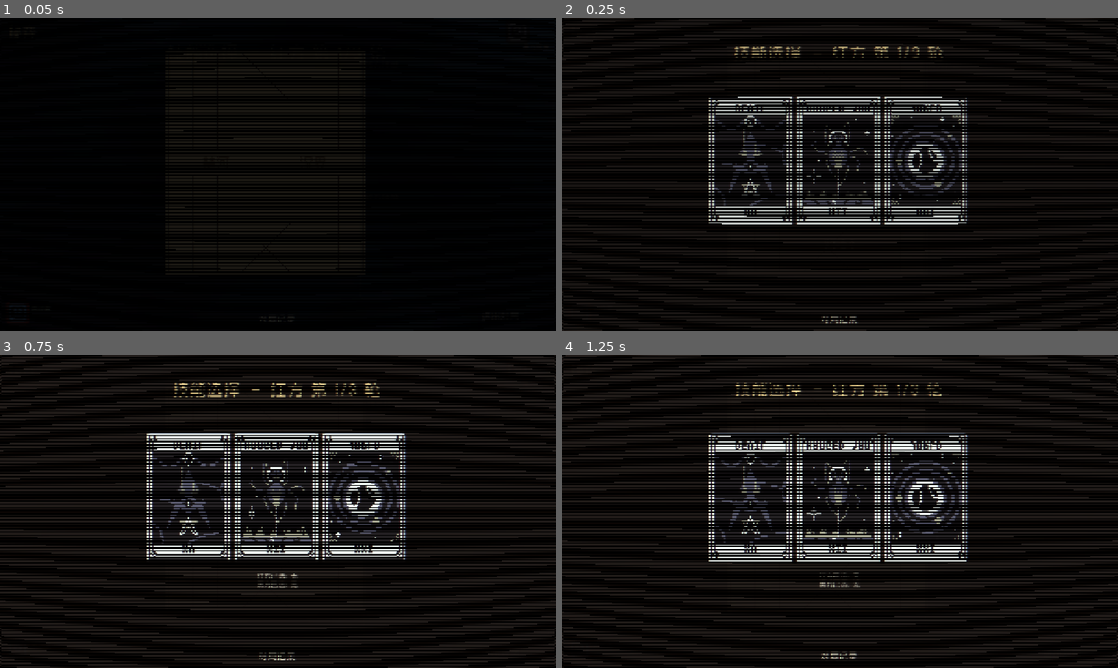
Above: before the commit, frames 1-4 (two rows, left to right).
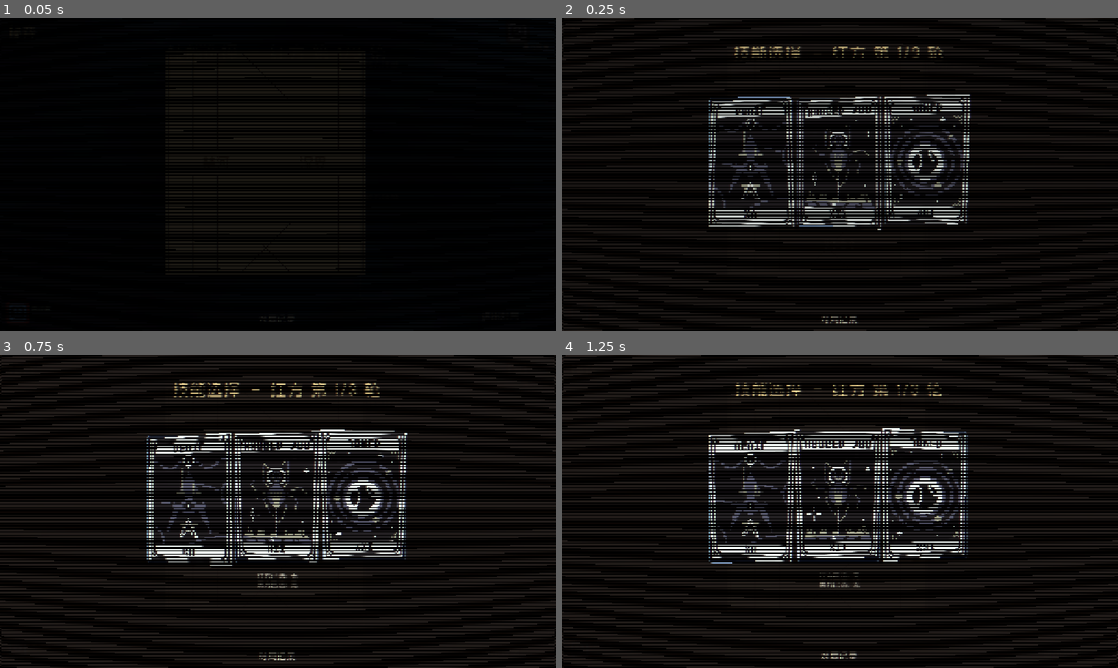
Above: after the commit, the same moments.

Repository: Lurongshika/ChessGame
Game: Godot game, scene res://scenes/game.tscn
The game is run twice, just before and just after one commit, with the same random seed, the same clock (stepped at 60 frames per second) and the same inputs. This scene is started directly instead of the project's main scene.
Inputs:
- Up to frame 1 (0.05 s): no input
- Up to frame 2 (0.25 s): no input
- Up to frame 3 (0.75 s): click "对局记录" at 0.5 s
- Up to frame 4 (1.25 s): no input

Frame 1 is identical in both runs. In frame 2, 3.4% of the frame differs, in the area x 26-74%, y 24-68%; in frame 3, 3.8%; in frame 4, 4.1%, in the area x 26-73%, y 23-67%.

Commit message:
feat: 选牌界面所有卡牌飘动(3D摆动+漂浮),选中额外叠金色描边 shader
- perk_card.gd:新增 idle_float 模式——选牌界面所有卡牌按索引相位持续 3D 摆动(参考 balatro-feel CardVisual)+上下漂浮;悬停叠加朝鼠标倾斜并减弱飘动
- 选中:卡牌额外上浮 + shader 金色描边增强确认感
- game.gd 三选一/八选三选牌卡开启 idle_float
- card_3d.gdshader:选中描边改为边缘混亮金+柔光,更醒目

Diff:
--- a/scripts/game.gd
+++ b/scripts/game.gd
@@ -3101,6 +3101,7 @@
 			var card := PerkCard.new()
 			var is_sel: bool = id in picked
 			card.setup(id, cur_side, info["name"], info.get("tip", ""), info["desc"], _font(), true, 110.0, _tip)
+			card.idle_float = true
 			card.position = Vector2(399 + (i % 4) * 124, 150 + (i / 4) * 187)
 			card.size = Tarot.card_size(110.0)
 			card.set_selected(is_sel)
@@ -3141,6 +3142,7 @@
 		var info: Dictionary = perks_data[id]
 		var card := PerkCard.new()
 		card.setup(id, cur_side, info["name"], info.get("tip", ""), info["desc"], _font(), true, 190.0, _tip)
+		card.idle_float = true
 		card.position = Vector2(339 + i * 202, 180)
 		card.size = Tarot.card_size(190.0)
 		card.clicked.connect(func(pid: String, _s: int):
--- a/scripts/perk_card.gd
+++ b/scripts/perk_card.gd
@@ -10,12 +10,14 @@
 
 const CARD3D := preload("res://shaders/card_3d.gdshader")
 const MAX_TILT := 11.0        # 悬浮偏转最大角度(度,限制为原一半)
-const FLOAT_LIFT := 14.0      # 选中浮动上移量(像素)
-const FLOAT_BOB := 3.0        # 选中浮动上下摆幅(像素)
+const IDLE_SWAY := 6.0        # 选牌界面所有卡牌基础倾斜摆动(度)
+const IDLE_BOB := 5.0         # 选牌界面所有卡牌基础上下漂浮(像素)
+const SEL_LIFT := 8.0         # 选中额外上浮(像素)
 
 var perk_id := ""
 var _side := -1
 var selected := false
+var idle_float := false       # 选牌界面:所有卡牌持续飘动(摆动+漂浮),选中再叠 shader
 var bg_tint := Color(-1, -1, -1)  # 自定义边框色(四人模式玩家色,-1 表示用默认)
 var _tooltip: Control              # 共享悬浮提示(可空)
 var _title := ""
@@ -77,13 +79,23 @@
 	if _mat == null:
 		return
 	_mat.set_shader_parameter("rect_size", size)
-	_mat.set_shader_parameter("time", Time.get_ticks_msec() / 1000.0)
+	var t := Time.get_ticks_msec() / 1000.0
+	_mat.set_shader_parameter("time", t)
 
-	# 悬停:按鼠标相对卡牌中心偏移计算目标旋转角(朝鼠标方向偏转)
+	# 选牌界面:所有卡牌持续飘动(相位按卡牌索引错开,参考 balatro-feel)
+	var ph := 0.0
+	if idle_float:
+		ph = float(get_index())
+
+	# 目标旋转角
 	var target_rx := 0.0
 	var target_ry := 0.0
 	var target_scale := 1.0
+	if idle_float:
+		target_rx = sin(t * 2.0 + ph) * IDLE_SWAY
+		target_ry = cos(t * 2.0 + ph) * IDLE_SWAY
 	if _hover:
+		# 悬停:叠加朝鼠标倾斜(减小飘动),并放大
 		var local := get_local_mouse_position()
 		var z := size
 		if z.x <= 0.0 or z.y <= 0.0:
@@ -92,8 +104,9 @@
 		var off := (frac - Vector2(0.5, 0.5)) * 2.0
 		off.x = clampf(off.x, -1.0, 1.0)
 		off.y = clampf(off.y, -1.0, 1.0)
-		target_rx = off.y * MAX_TILT
-		target_ry = -off.x * MAX_TILT
+		var reduce := 0.3 if idle_float else 1.0
+		target_rx = off.y * MAX_TILT + (sin(t * 2.0 + ph) * IDLE_SWAY * reduce * 0.3)
+		target_ry = -off.x * MAX_TILT + (cos(t * 2.0 + ph) * IDLE_SWAY * reduce * 0.3)
 		target_scale = 1.12
 
 	var k := minf(delta * 10.0, 1.0)
@@ -106,14 +119,15 @@
 	pivot_offset = size / 2.0
 	scale = Vector2(_curr_scale, _curr_scale)
 
-	# 选中浮动:卡牌上浮 + 轻微上下漂浮(初始槽位为基准)
+	# 上下漂浮:选牌界面所有卡牌上飘摆动;选中额外上浮(初始槽位为基准)
 	if not _base_captured and size != Vector2.ZERO:
 		_base_pos = position
 		_base_captured = true
 	var target_y := _base_pos.y
+	if idle_float:
+		target_y = _base_pos.y + sin(t * 1.5 + ph) * IDLE_BOB
 	if selected:
-		var t := Time.get_ticks_msec() / 1000.0
-		target_y = _base_pos.y - FLOAT_LIFT + sin(t * 3.0) * FLOAT_BOB
+		target_y = _base_pos.y - SEL_LIFT + (sin(t * 1.5 + ph) * IDLE_BOB if idle_float else 0.0)
 	position.y = lerpf(position.y, target_y, k)
 	position.x = _base_pos.x
 
--- a/shaders/card_3d.gdshader
+++ b/shaders/card_3d.gdshader
@@ -54,13 +54,14 @@
 	vec4 col = texture(TEXTURE, uv + 0.5);
 	col.a *= step(max(abs(uv.x), abs(uv.y)), 0.5);
 
-	// 选中确认感:金色脉动描边 + 亮度提升(常亮,脉动不归零)
+	// 选中确认感:卡牌边缘混成亮金色描边 + 柔光(常亮脉动)
 	if (selected > 0.01) {
 		float edge = min(min(v_uv.x, 1.0 - v_uv.x), min(v_uv.y, 1.0 - v_uv.y));
-		float band = smoothstep(0.11, 0.02, edge);
-		float pulse = 0.75 + 0.25 * sin(time * 6.0);
-		col.rgb = mix(col.rgb, col.rgb * 1.18, selected);
-		col.rgb += vec3(1.0, 0.85, 0.35) * band * pulse * selected * 1.25;
+		float band = smoothstep(0.17, 0.03, edge);
+		float pulse = 0.8 + 0.2 * sin(time * 6.0);
+		col.rgb = mix(col.rgb, vec3(1.0, 0.82, 0.3), band * clamp(selected * pulse * 0.85, 0.0, 0.9));
+		col.rgb += vec3(1.0, 0.9, 0.55) * band * pulse * selected * 0.5;
+		col.rgb = mix(col.rgb, col.rgb * 1.15, selected);
 	}
 	COLOR = col;
 }
